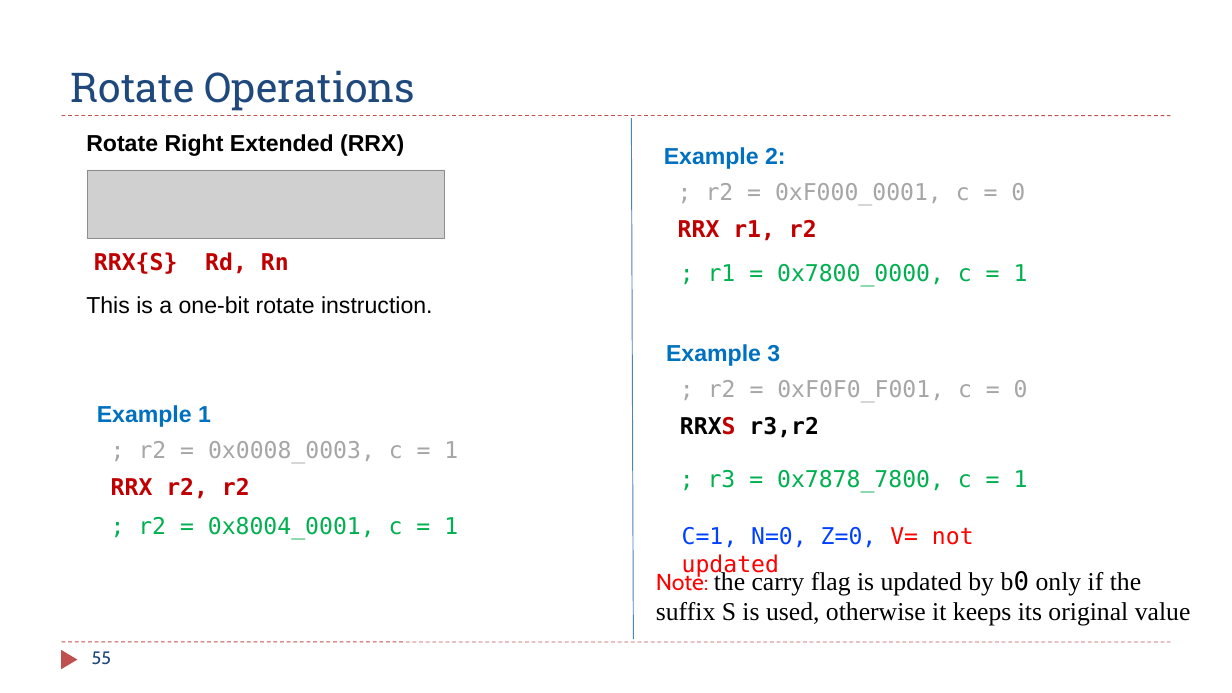
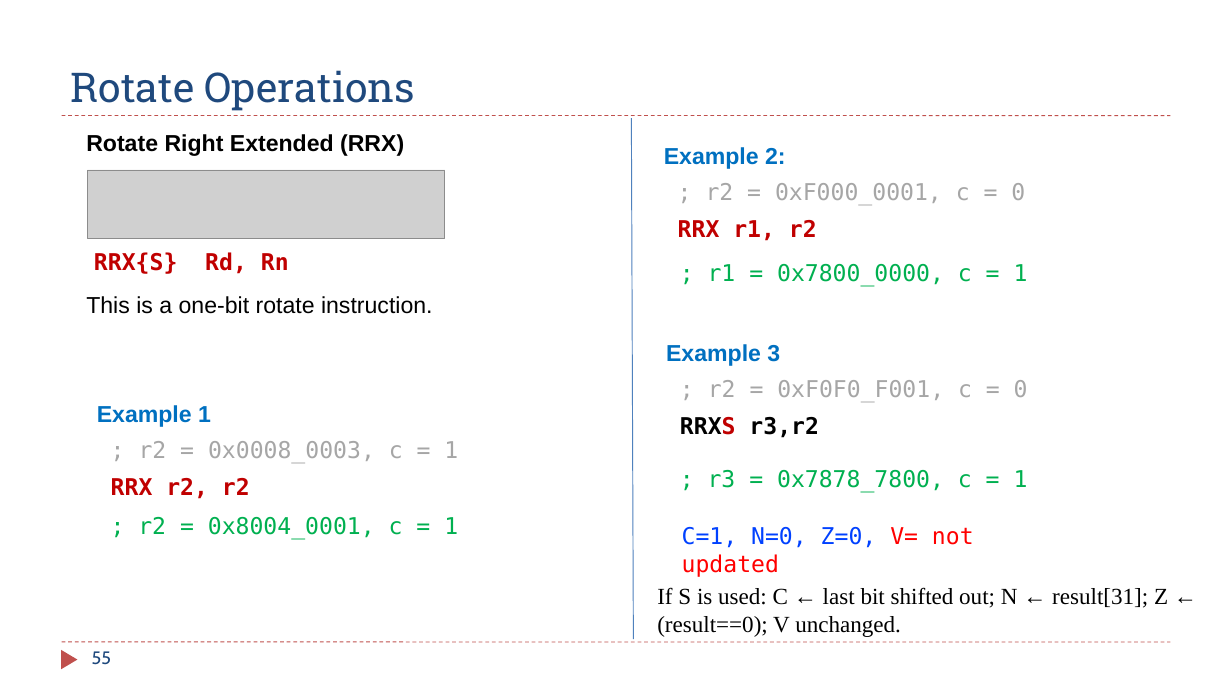
Before and after one commit to guhofstra/CSC111Sp26, a slide deck: slide 55 of PPTs/Ch4_ARM_Arithmetic_Logic.pptx. Drawn at 1232x693 pixels with LibreOffice and Linux fonts; fonts in the diff are those of the drawing; grey boxes stand for pictures. Boxes give left, top, right and bottom in pixels: in the first picture for what was removed or moved away, otherwise in the second. Text is boxed around its words. In the diff, an @@ line names an element or a change of style, - is before the commit and + after.

```diff
--- a/PPTs/Ch4_ARM_Arithmetic_Logic.pptx
+++ b/PPTs/Ch4_ARM_Arithmetic_Logic.pptx
@@ text removed at (656,569,1191,626) @@
-Note: the carry flag is updated by b0 only if the suffix S is used, otherwise it keeps its original value
@@ text added at (657,587,1168,637), 18 pt, text #000000 @@
+If S is used: C ← last bit shifted out; N ← result[31]; Z ← (result==0); V unchanged.
```
Also in this commit, not shown: 12 other slides changed, 1 slide added, 2 other files.
